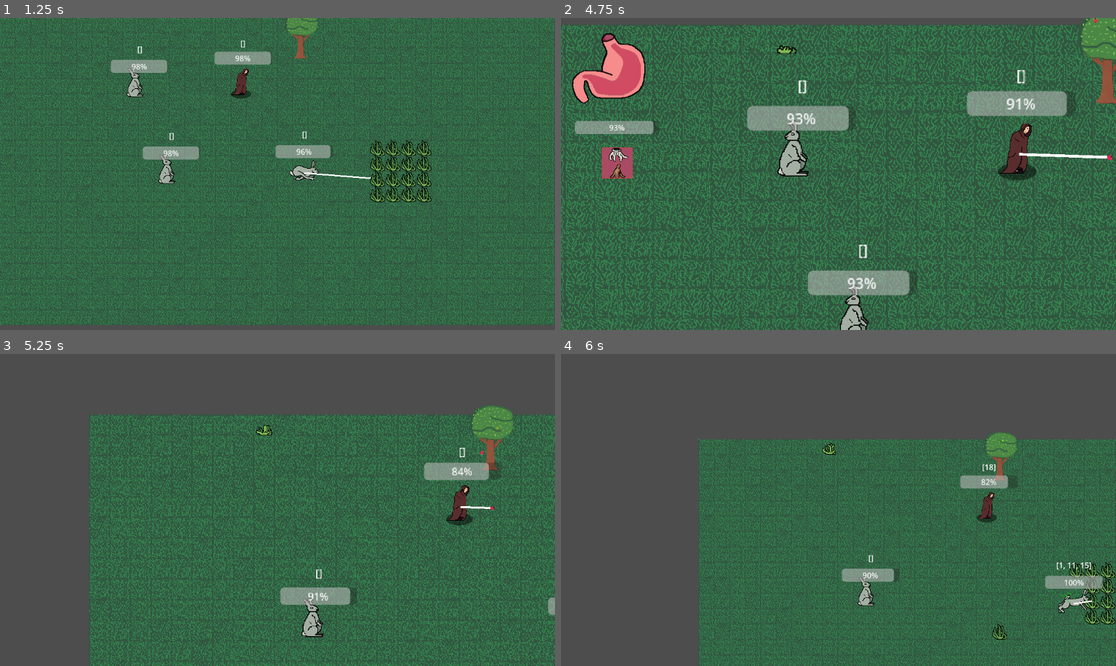
Above: before the commit, frames 1-4 (two rows, left to right).
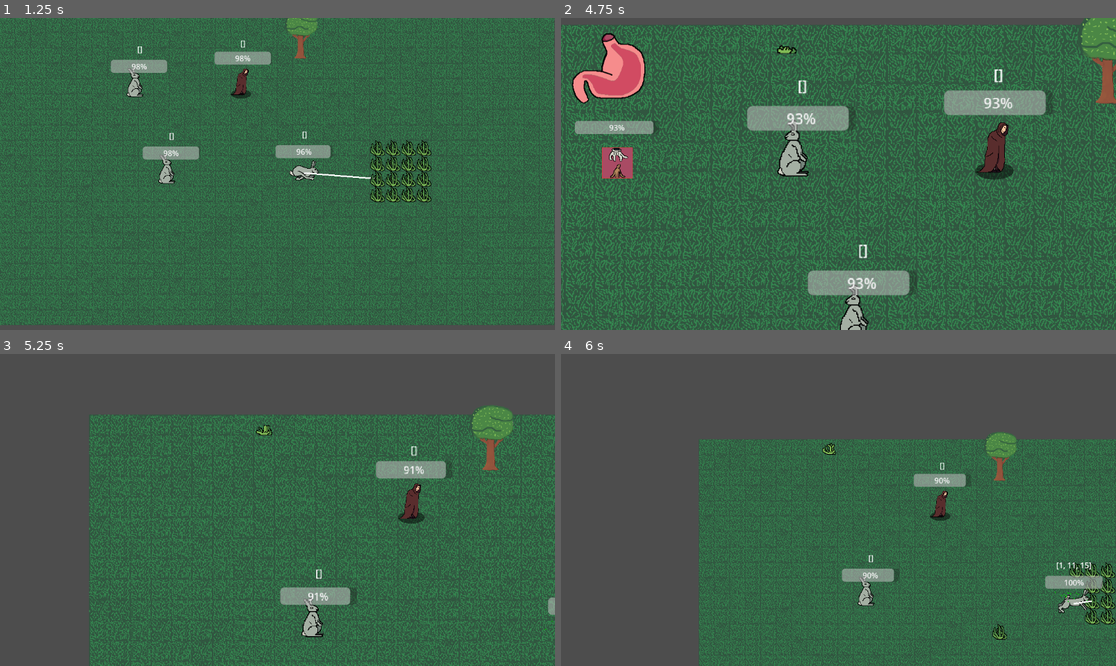
Above: after the commit, the same moments.

Repository: rundoom/Upraiser
Game: Godot game, scene res://creature/grass_test.tscn
Two runs of this game, one before a commit and one after it. Both use one fixed random seed, a clock stepped at 60 frames per second and the inputs below.
Inputs (mouse positions are in pixels of both pictures, inside the frame that each line leads up to):
- Up to frame 1 (1.25 s): tap Enter at 0.5 s; move the mouse to (399, 158) at 0.52 s; press the mouse at (399, 158) at 0.53 s
- Up to frame 2 (4.75 s): move the mouse to (733, 174) at 1.27 s; release the mouse at (733, 174) at 1.28 s; right-click (733, 174) at 1.35 s; move the mouse to (899, 177) at 2.02 s; press the mouse at (899, 177) at 2.03 s; release the mouse at (899, 177) at 2.75 s; click (616, 161) at 2.75 s; move the mouse to (810, 236) at 3.52 s; right-click (810, 236) at 3.6 s; move the mouse to (616, 83) at 4.27 s; press the mouse at (616, 83) at 4.28 s
- Up to frame 3 (5.25 s): tap Backspace (debug_event_0) at 4.9 s; move the mouse to (499, 503) at 5.02 s; release the mouse at (499, 503) at 5.03 s; right-click (499, 503) at 5.1 s
- Up to frame 4 (6 s): move the mouse to (866, 510) at 5.77 s; press the mouse at (866, 510) at 5.78 s

Frame 1 is identical in both runs. In frame 2, 2.5% of the frame differs, in the area x 68-100%, y 0-53%; in frame 3, 1.8%; in frame 4, 1.2%.

Commit message:
Custom "die" function

Diff:
--- a/Destroyer.gd
+++ b/Destroyer.gd
@@ -3,4 +3,5 @@
 
 func _input(event: InputEvent) -> void:
 	if event.is_action_pressed("debug_event_0"):
-		get_parent().queue_free()
+		if get_parent().has_method("die"): get_parent().die()
+		else: get_parent().queue_free()
--- a/creature/grass_test.tscn
+++ b/creature/grass_test.tscn
@@ -25,3 +25,8 @@
 
 [node name="Marker2D" type="Marker2D" parent="." index="7"]
 position = Vector2(512.5, 352.5)
+
+[connection signal="tree_exiting" from="Rabbit" to="Rabbit" method="_on_tree_exiting" flags=18]
+[connection signal="tree_exiting" from="Rabbit2" to="Rabbit2" method="_on_tree_exiting" flags=18]
+[connection signal="tree_exiting" from="Rabbit3" to="Rabbit3" method="_on_tree_exiting" flags=18]
+[connection signal="tree_exiting" from="Alfred" to="Alfred" method="_on_tree_exiting" flags=18]
--- a/creature/npc/npc.gd
+++ b/creature/npc/npc.gd
@@ -10,7 +10,7 @@
 		energy = val
 		$ProgressBar.value = energy
 		energy_changed.emit(self, energy, MAX_ENERGY)
-		if energy <= 0 and food.is_empty(): queue_free()
+		if energy <= 0 and food.is_empty(): die()
 
 signal energy_changed(npc, energy, max_energy)
 
@@ -249,7 +249,8 @@
 	under_control = true
 
 
-func _on_tree_exiting() -> void:
+func die():
+	queue_free()
 	if is_picked: is_some_selected = false
 	is_picked = false
 
--- a/creature/npc/npc.tscn
+++ b/creature/npc/npc.tscn
@@ -119,5 +119,4 @@
 
 [connection signal="mouse_entered" from="." to="." method="_on_mouse_entered"]
 [connection signal="mouse_exited" from="." to="." method="_on_mouse_exited"]
-[connection signal="tree_exiting" from="." to="." method="_on_tree_exiting"]
 [connection signal="body_entered" from="Picker" to="." method="_on_picker_body_entered"]
--- a/general/ui.gd
+++ b/general/ui.gd
@@ -17,6 +17,8 @@
 	unit_energy.visible = npc != null
 	take_control.visible = npc != null
 	if selected_npc != npc: take_control.button_pressed = false
+
+	if selected_npc == null and npc == null: return
 
 	if npc == null:
 		if take_control.pressed.is_connected(selected_npc.obey): take_control.pressed.disconnect(selected_npc.obey)
--- a/world/trees/tree.gd
+++ b/world/trees/tree.gd
@@ -14,7 +14,7 @@
 
 
 func spawn_fruit() -> void:
-	if $FruitHolder.get_child_count() >= 5: return
+	if randf() < 0.9: return
 	var fruit = FruitSc.instantiate() as Fruit
 	fruit_pointer.progress_ratio = randf()
 
